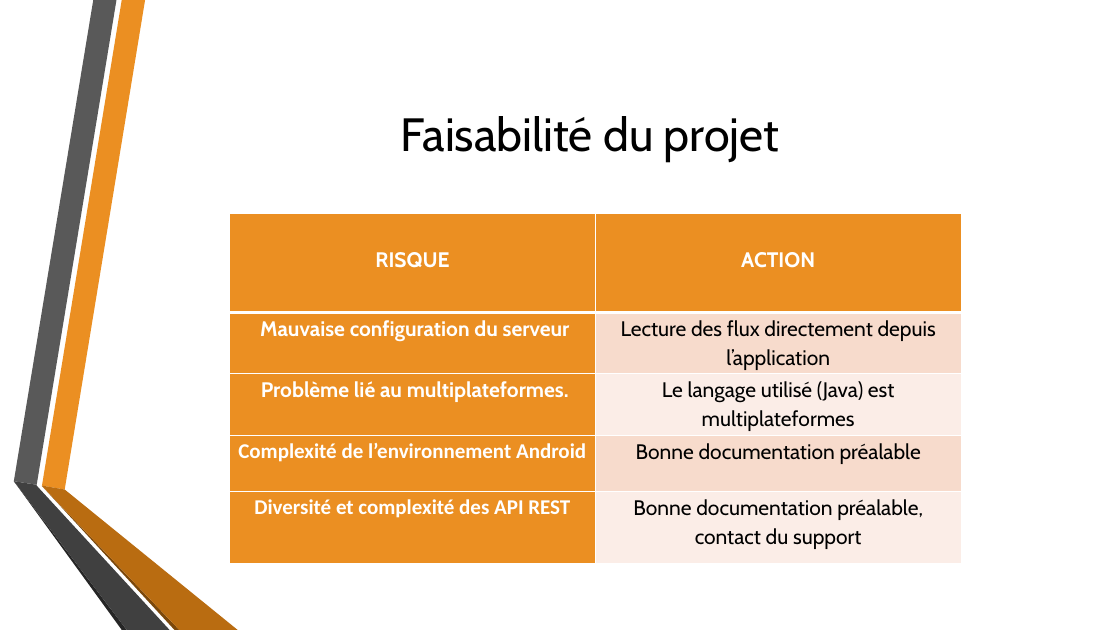
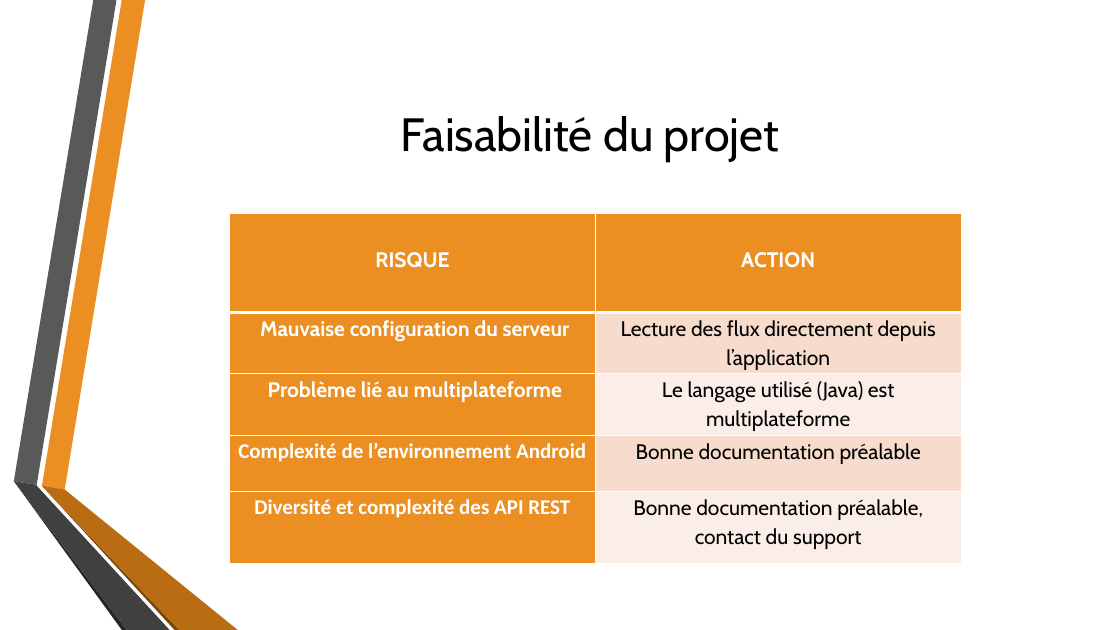
Before and after one commit to Bessalel/MySocialFeed, a slide deck: slide 11 of Avant-Projet/Réunion/[MSF]ReunionDeLancement.pptx. Drawn at 1120x630 pixels with LibreOffice and Linux fonts; fonts in the diff are those of the drawing. Boxes give left, top, right and bottom in pixels: in the first picture for what was removed or moved away, otherwise in the second. Text is boxed around its words. In the diff, an @@ line names an element or a change of style, - is before the commit and + after.

```diff
--- a/Avant-Projet/Réunion/[MSF]ReunionDeLancement.pptx
+++ b/Avant-Projet/Réunion/[MSF]ReunionDeLancement.pptx
@@ table at (229, 213, 960, 564) @@
-row 3, column 1: Problème lié au multiplateformes.
+row 3, column 1: Problème lié au multiplateforme
-row 3, column 2: Le langage utilisé (Java) est multiplateformes
+row 3, column 2: Le langage utilisé (Java) est multiplateforme
```
Also in this commit, not shown: 2 other slides changed, 4 other files.
